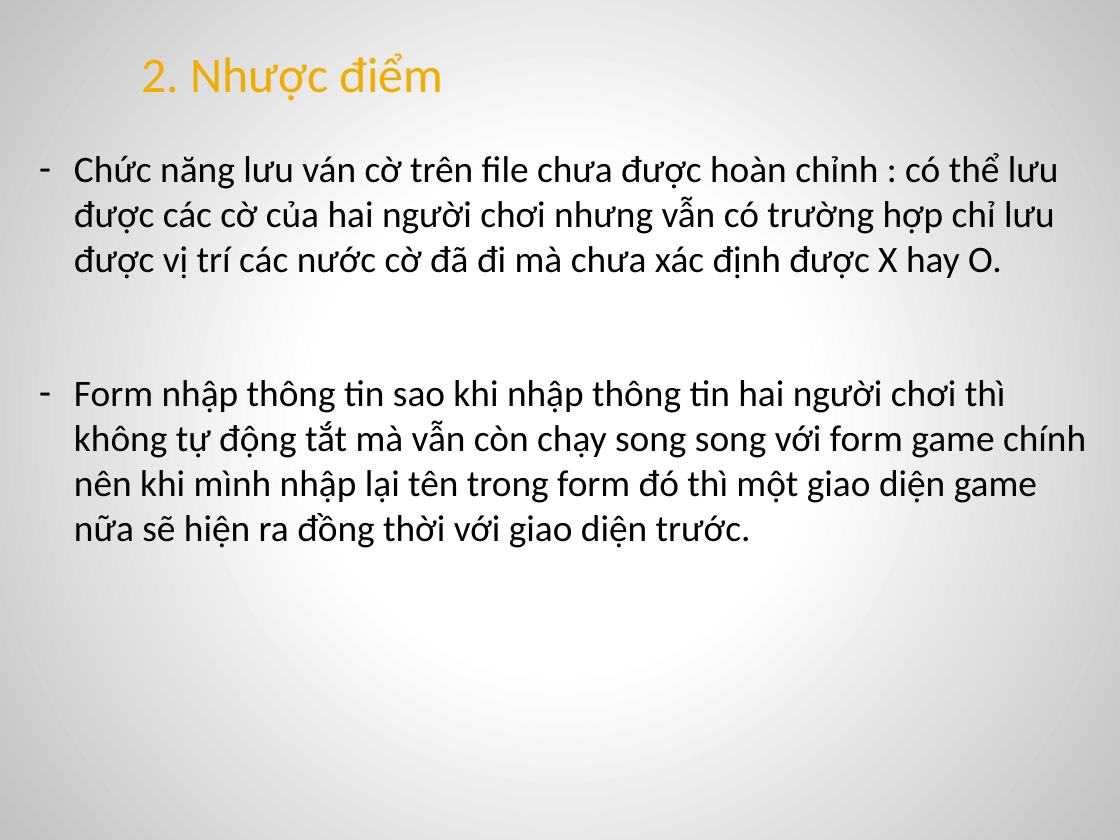
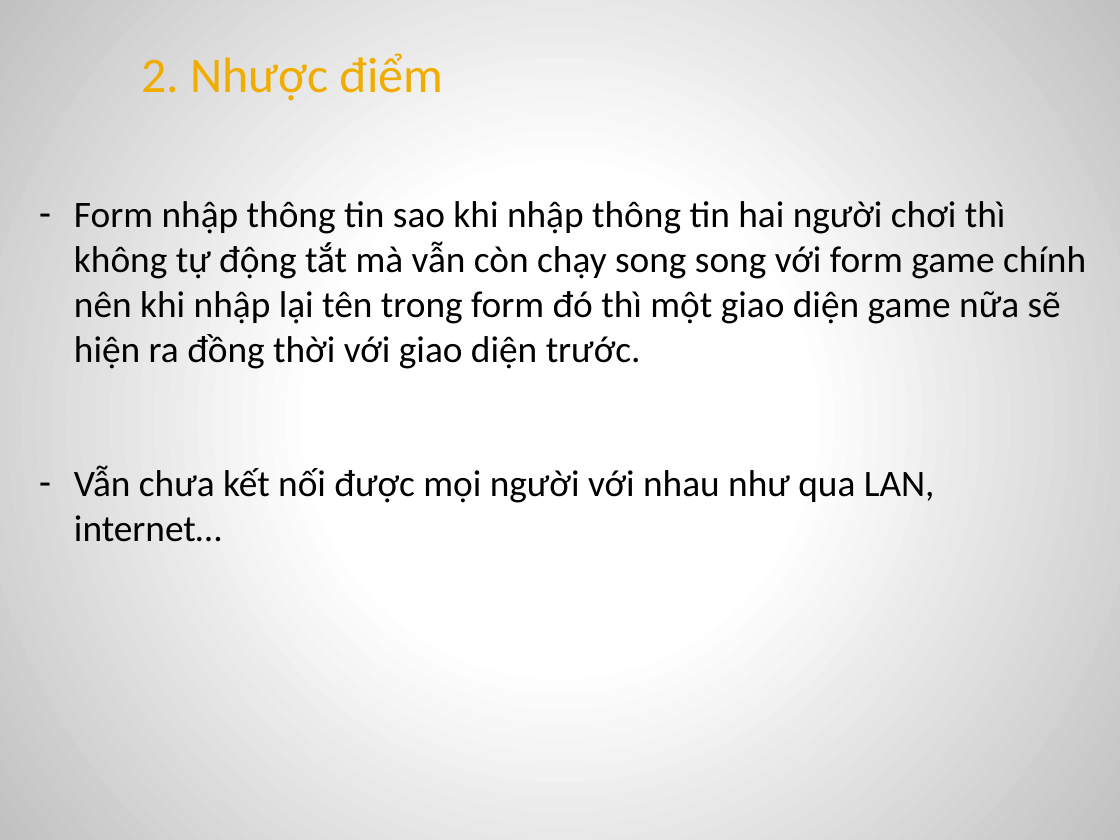
Before and after one commit to MrXiX/CARO-2-NGUOI, a slide deck: slide 24 of doancarohki1819.pptx (slide 21 before the commit). Drawn at 1120x840 pixels with LibreOffice and Linux fonts; fonts in the diff are those of the drawing. Boxes give left, top, right and bottom in pixels: in the first picture for what was removed or moved away, otherwise in the second. Text is boxed around its words. In the diff, an @@ line names an element or a change of style, - is before the commit and + after.

```diff
--- a/doancarohki1819.pptx
+++ b/doancarohki1819.pptx
@@ text at (74, 201, 1086, 542): text changed @@
-– Chức năng lưu ván cờ trên file chưa được hoàn chỉnh : có thể lưu được các cờ của hai người chơi nhưng vẫn có trường hợp chỉ lưu được vị trí các nước cờ đã đi mà chưa xác định được X hay O.
-– Form nhập thông tin sao khi nhập thông tin hai người chơi thì không tự động tắt mà vẫn còn chạy song song với form game chính nên khi mình nhập lại tên trong form đó thì một giao diện game nữa sẽ hiện ra đồng thời với giao diện trước.
+– Form nhập thông tin sao khi nhập thông tin hai người chơi thì không tự động tắt mà vẫn còn chạy song song với form game chính nên khi nhập lại tên trong form đó thì một giao diện game nữa sẽ hiện ra đồng thời với giao diện trước.
+– Vẫn chưa kết nối được mọi người với nhau như qua LAN, internet…
```
Also in this commit, not shown: 6 other slides changed, 7 slides added, 6 slides removed, 2 other files.
